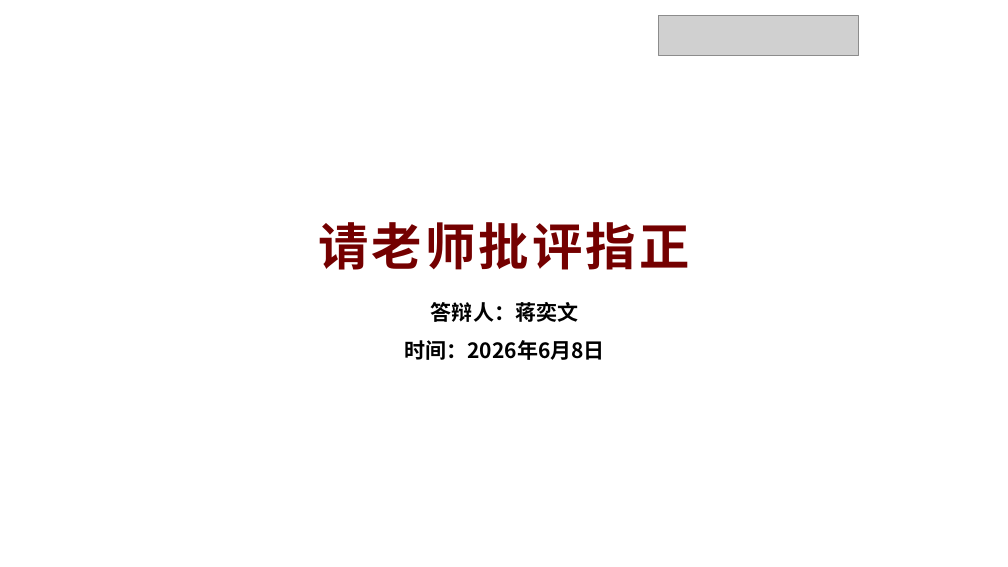
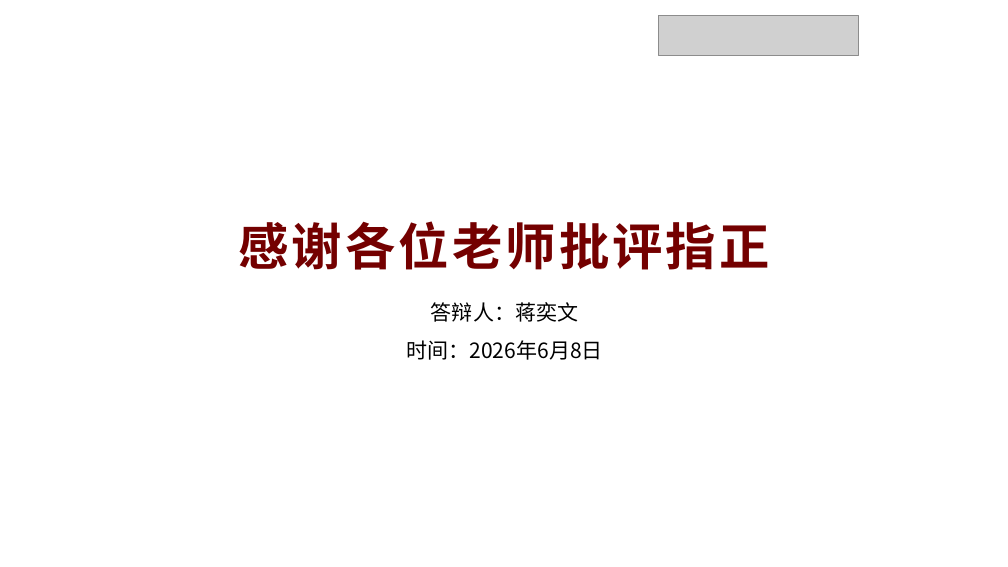
Before and after one commit to Vincent-yw-tech/jyw_paper, a slide deck: slide 14 of 开题/蒋奕文_开题答辩.pptx. Drawn at 1008x567 pixels with LibreOffice and Linux fonts; fonts in the diff are those of the drawing; grey boxes stand for pictures; background and template pictures are left out. Boxes give left, top, right and bottom in pixels: in the first picture for what was removed or moved away, otherwise in the second. Text is boxed around its words. In the diff, an @@ line names an element or a change of style, - is before the commit and + after.

```diff
--- a/开题/蒋奕文_开题答辩.pptx
+++ b/开题/蒋奕文_开题答辩.pptx
@@ text at <box>238,221,770,270</box>: text changed @@
-  请老师批评指正
+  感谢各位老师批评指正
@@ text "答辩人：蒋奕文" at <box>406,302,602,360</box>: bold off @@
```
Also in this commit, not shown: 4 other slides changed, 12 other files.
